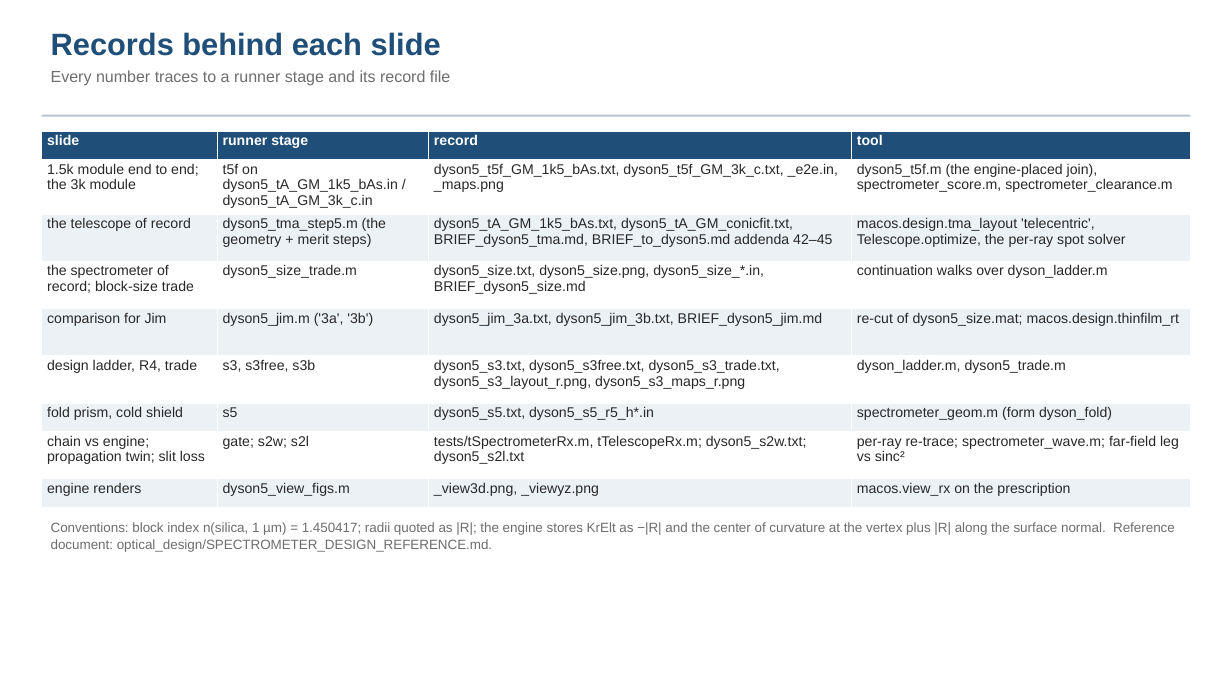
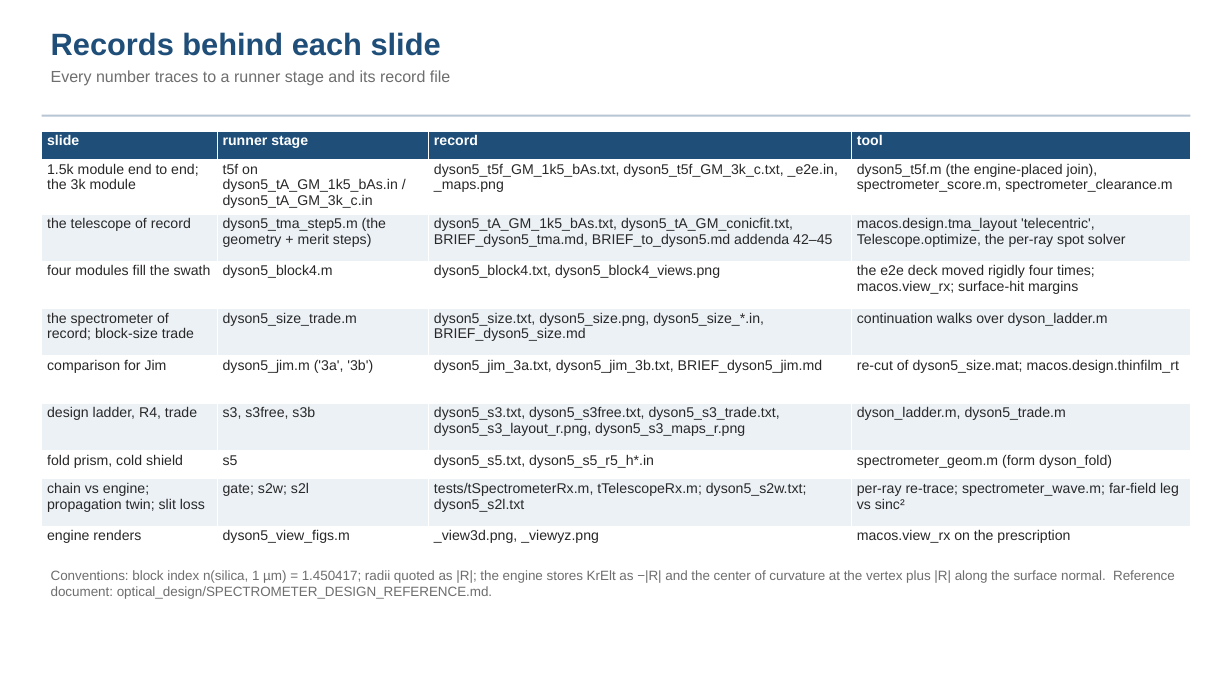
Before and after one commit to nasa-jpl/macos, a slide deck: slide 24 of demo_session/deck_dyson_record.pptx (slide 23 before the commit). Drawn at 1232x693 pixels with LibreOffice and Linux fonts; fonts in the diff are those of the drawing. Boxes give left, top, right and bottom in pixels: in the first picture for what was removed or moved away, otherwise in the second. Text is boxed around its words. In the diff, an @@ line names an element or a change of style, - is before the commit and + after.

```diff
--- a/demo_session/deck_dyson_record.pptx
+++ b/demo_session/deck_dyson_record.pptx
@@ table at <box>42,131,1191,548</box> @@
+row 4: four modules fill the swath | dyson5_block4.m | dyson5_block4.txt, dyson5_block4_views.png | the e2e deck moved rigidly four times; macos.view_rx; surface-hit margins
@@ text "Conventions: block index n(silica, 1 ...": place and size @@
-text "Conventions: block index n(silica, 1 ..." at <box>51,522,1175,552</box>
+text "Conventions: block index n(silica, 1 ..." at <box>51,570,1175,599</box>
```
Also in this commit, not shown: 7 other slides changed, 1 slide added, 2 other files.
